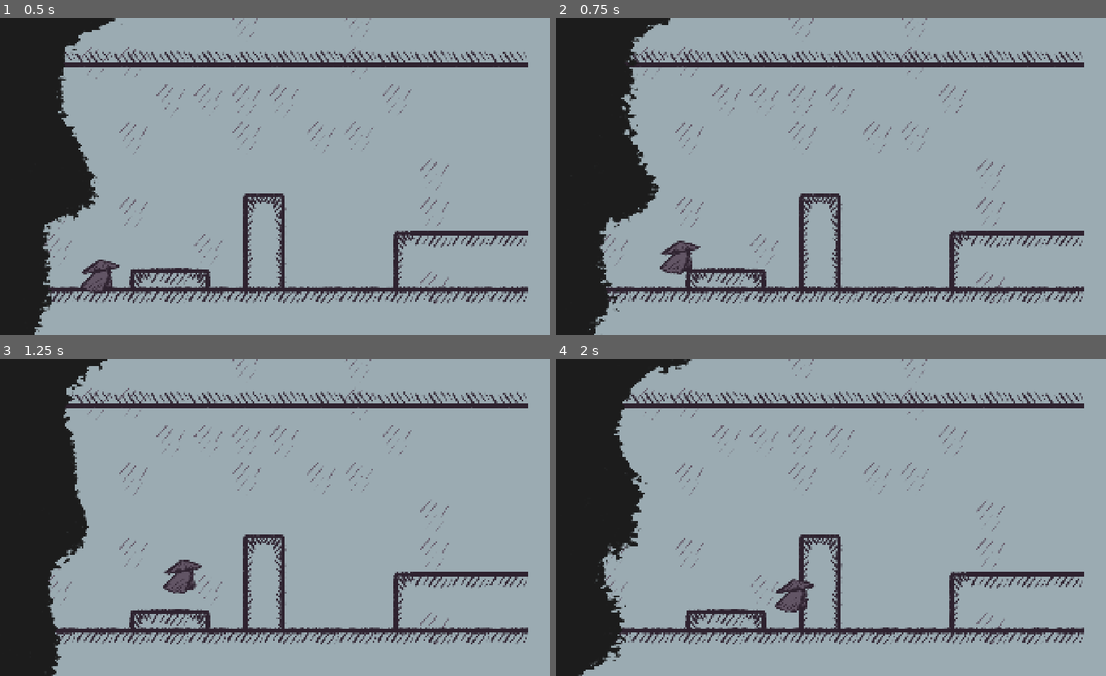
Above: before the commit, frames 1-4 (two rows, left to right).
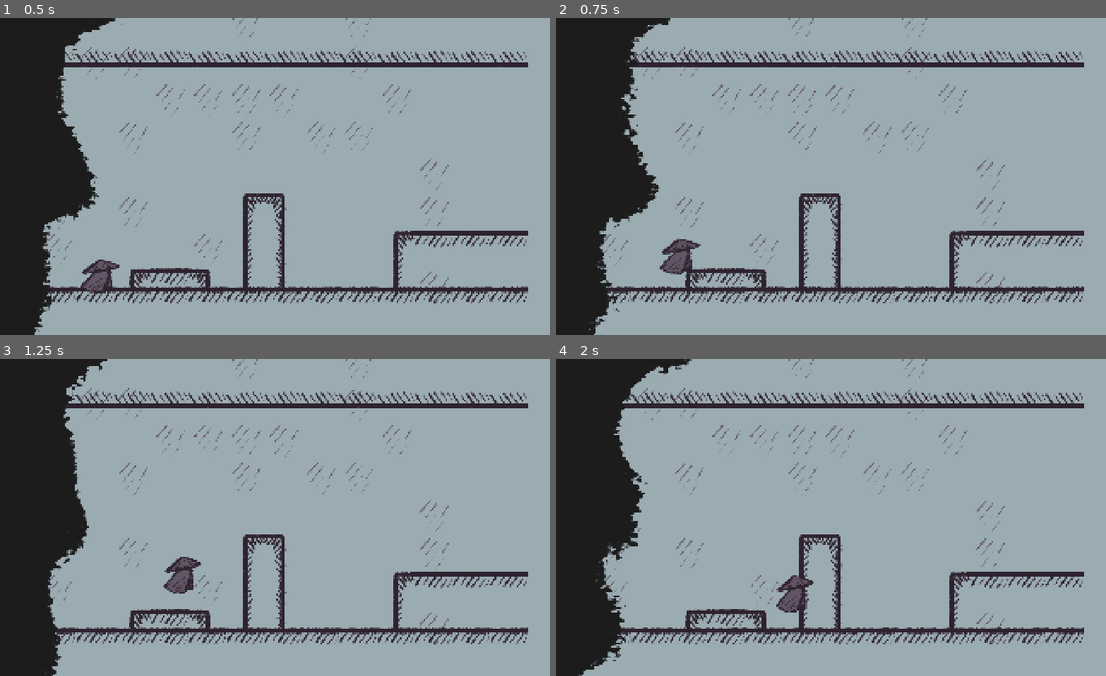
Above: after the commit, the same moments.

Repository: YiTongHu-SC/upside-down
Game: Godot game, scene res://scenes/main.tscn
The game is run twice, just before and just after one commit, with the same random seed, the same clock (stepped at 60 frames per second) and the same inputs.
Inputs:
- Up to frame 1 (0.5 s): no input
- Up to frame 2 (0.75 s): hold D (MOVE_RIGHT) from 0.53 s (still down); tap Space (JUMP) at 0.6 s
- Up to frame 3 (1.25 s): keep holding D (MOVE_RIGHT); tap Space (JUMP) at 0.77, 1.07 s
- Up to frame 4 (2 s): keep holding D (MOVE_RIGHT); tap Space (JUMP) at 1.35, 1.52, 1.82 s

Frame 1 is identical in both runs. In frame 2, 0.2% of the frame differs, in the area x 18-27%, y 69-81%; in frame 3, 0.2%; in frame 4, 0.2%, in the area x 39-47%, y 68-80%.

Commit message:
feat(hero): implement basic character states and animation transitions

Diff:
--- a/nodes/hero.gd
+++ b/nodes/hero.gd
@@ -1,25 +1,32 @@
 extends CharacterBody2D
 
-@export var  physics_unit = 100
+@export var physics_unit = 100
 # Horizontal movement move_speed
 @export var move_speed = 2.0
 
 # Jump parameters
 # @export var max_jump_velocity = -400.0
 @export var min_jump_velocity = 2.0
-@export var jump_upward_acceleration = 20.0  # Acceleration while holding jump
-@export var jump_gravity = 10.0  # Gravity when not holding jump
-@export var release_gravity = 15.0  # Gravity when releasing jump button
+@export var jump_upward_acceleration = 20.0 # Acceleration while holding jump
+@export var jump_gravity = 10.0 # Gravity when not holding jump
+@export var release_gravity = 15.0 # Gravity when releasing jump button
 
 # Timing parameters for variable jump
-const MIN_JUMP_TIME = 0.05  # 50ms for minimum jump
-const MAX_JUMP_TIME = 0.2   # 200ms for maximum jump
+const MIN_JUMP_TIME = 0.05 # 50ms for minimum jump
+const MAX_JUMP_TIME = 0.2 # 200ms for maximum jump
 
 # Variables to track jump input timing
 var jump_input_time = 0.0
 var jump_key_held = false
 var is_jumping = false
 
+enum State {
+	IDLE,
+	WALK,
+	JUMP
+}
+
+@onready var current_state = State.IDLE
 @onready var animation = $AnimationPlayer
 func _ready():
 	# Set initial jump state
@@ -32,9 +39,11 @@
 		jump_key_held = true
 		jump_input_time = 0.0
 		is_jumping = true
+		animation.play("jump")
+		current_state = State.JUMP
 
 		# Immediate minimal jump to avoid input lag
-		velocity.y = -min_jump_velocity * physics_unit
+		velocity.y = - min_jump_velocity * physics_unit
 
 	if Input.is_action_just_released("JUMP"):
 		jump_key_held = false
@@ -43,7 +52,7 @@
 	if is_jumping and jump_key_held and jump_input_time < MAX_JUMP_TIME:
 		# Apply upward acceleration while holding jump button
 		velocity.y -= jump_upward_acceleration * physics_unit * delta
-		print("Jump:", jump_input_time)
+		# print("Jump:", jump_input_time)
 
 	# Update jump timer
 	if is_jumping:
@@ -57,7 +66,7 @@
 	if not is_on_floor():
 		if jump_key_held:
 			velocity.y += jump_gravity * physics_unit * delta
-			print("Jump hold:", jump_input_time)
+			# print("Jump hold:", jump_input_time)
 		else:
 			# print("Jump release:", jump_input_time)
 			velocity.y += release_gravity * physics_unit * delta
@@ -68,8 +77,14 @@
 	# Handle horizontal movement
 	var direction = Input.get_axis("MOVE_LEFT", "MOVE_RIGHT")
 	if direction:
+		if current_state != State.WALK && not is_jumping:
+			animation.play("walk")
+			current_state = State.WALK
 		velocity.x = direction * move_speed * physics_unit
 	else:
+		if current_state != State.IDLE && not is_jumping:
+			animation.play("idle")
+			current_state = State.IDLE
 		# Apply friction when no input
 		velocity.x = move_toward(velocity.x, 0, move_speed * physics_unit)
 
